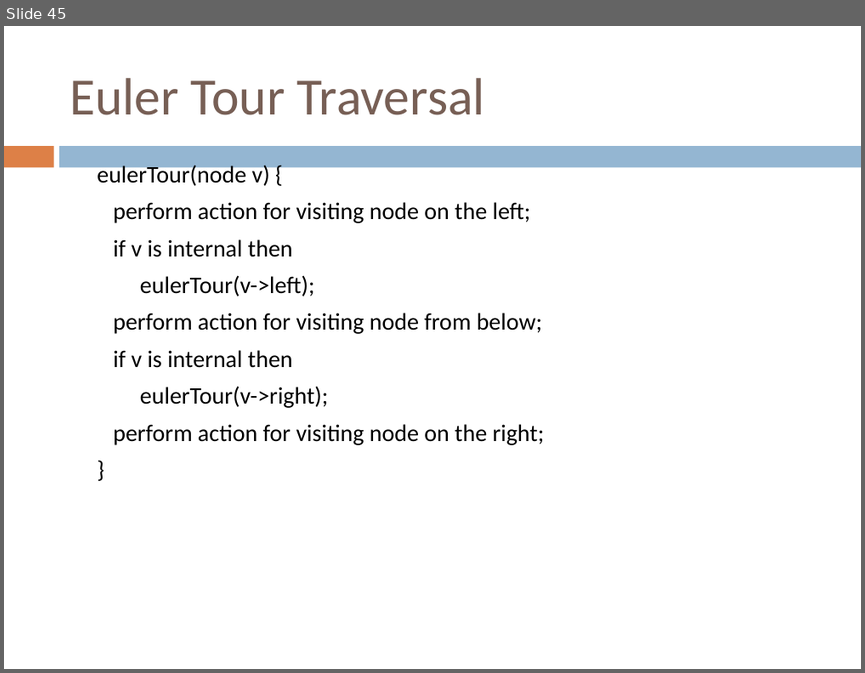
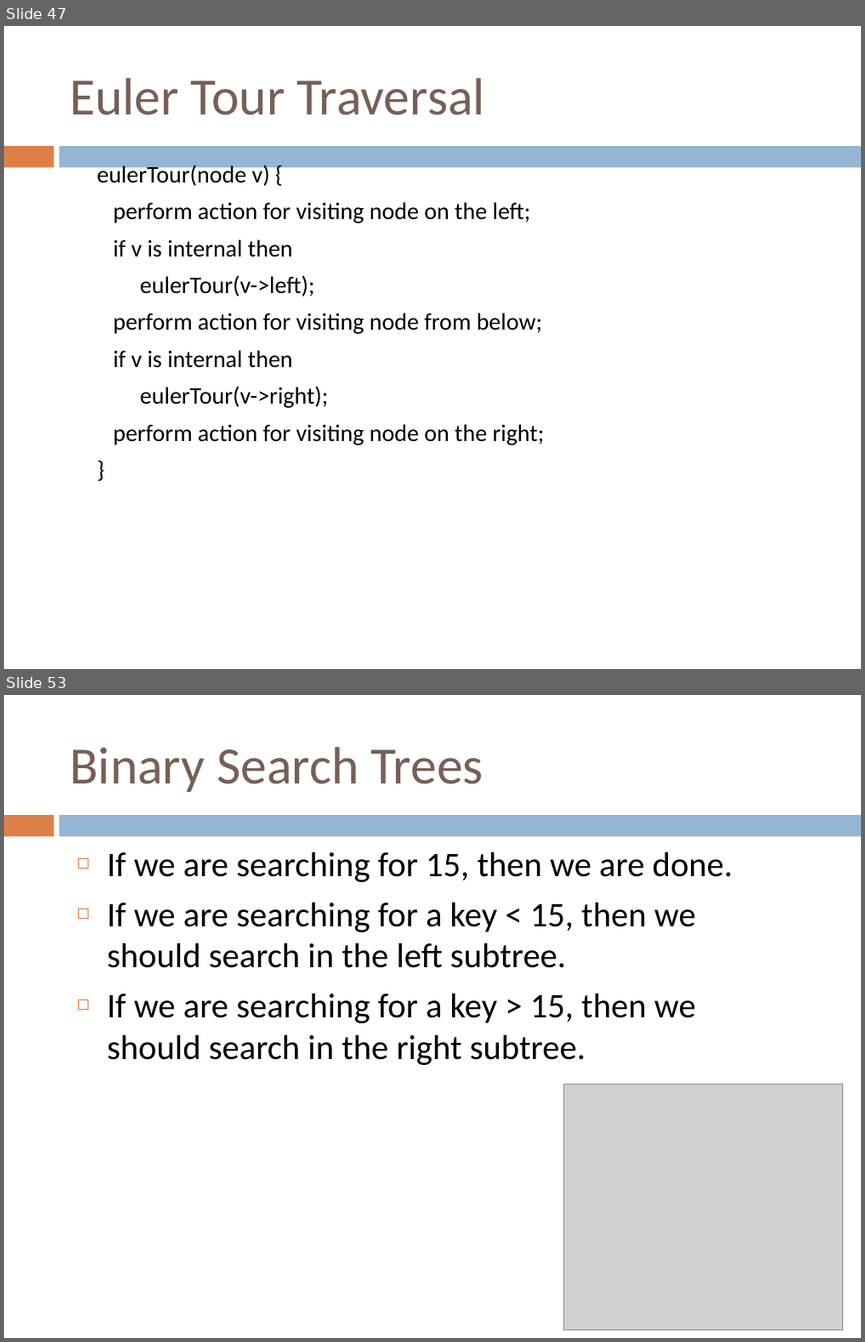
Before and after one commit to sundyCoder/CSK, a slide deck: 3@CSDS/PPT/4@tree.pptx. Shown one above the other, each under a label of ours: slide 45 before the commit, slides 47 and 53 after it; the slides between them are not shown. The pictures are 865x673 and 865x1342 pixels, drawn with LibreOffice and Linux fonts; fonts in the diff are those of the drawing; grey boxes stand for pictures. Boxes give left, top, right and bottom in pixels: in the first picture for what was removed or moved away, otherwise in the second. Text is boxed around its words. In the diff, an @@ line names an element or a change of style, - is before the commit and + after.

```diff
--- a/3@CSDS/PPT/4@tree.pptx
+++ b/3@CSDS/PPT/4@tree.pptx
@@ slide 53 added at <box>4,695,861,1338</box>, background #FFFFFF; not listed: 2 template elements that a slide beside it also shows @@
@@ title added at <box>69,747,483,792</box>, 44 pt, text #775F55 @@
+Binary Search Trees
@@ text added at <box>107,851,733,1065</box>, 29 pt, text #000000 @@
+◻ If we are searching for 15, then we are done.
+◻ If we are searching for a key < 15, then we should search in the left subtree.
+◻ If we are searching for a key > 15, then we should search in the right subtree.
@@ picture added at <box>564,1084,843,1329</box> @@
@@ what was slide 45 is now slide 47 @@
```
Also in this commit, not shown: 7 slides changed, 26 other slides added, 9 other files.
